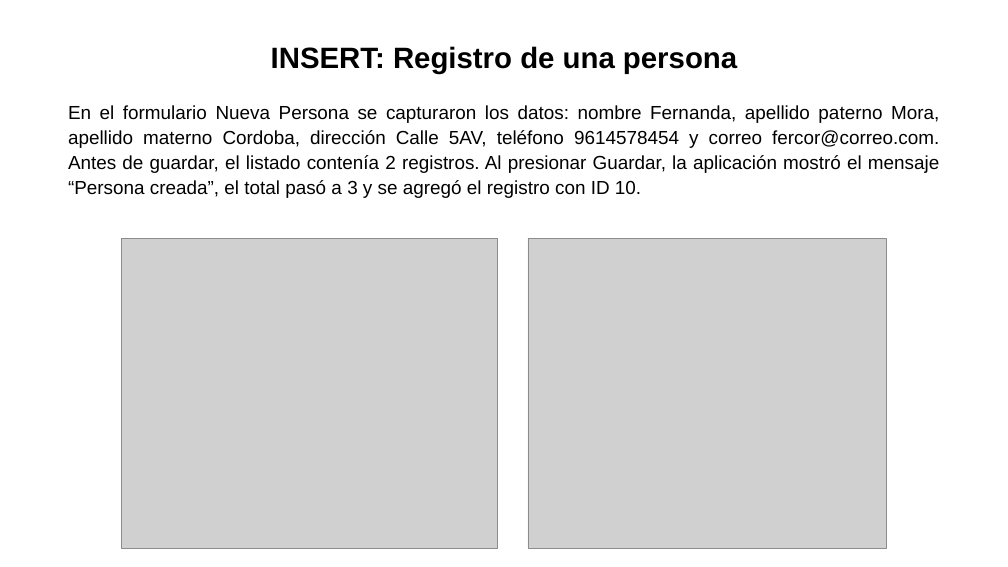
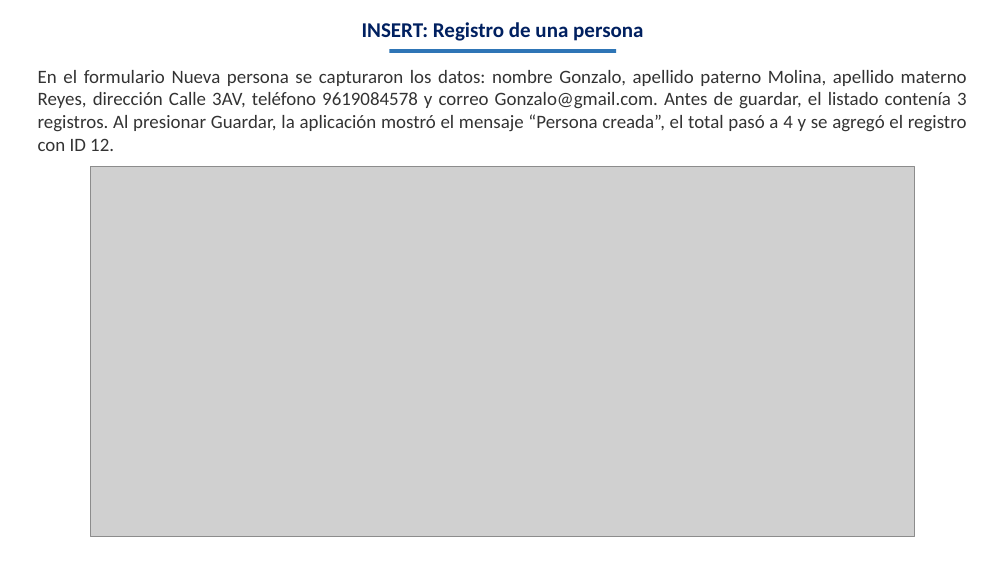
Before and after one commit to alondraS128/TBD_Tema-4, a slide deck: slide 5 of Actividad 4.3 Banco de ejercicios_AlondraSantis_TBD_5ISCM.pptx. Drawn at 1008x567 pixels with LibreOffice and Linux fonts; fonts in the diff are those of the drawing; grey boxes stand for pictures. Boxes give left, top, right and bottom in pixels: in the first picture for what was removed or moved away, otherwise in the second. Text is boxed around its words. In the diff, an @@ line names an element or a change of style, - is before the commit and + after.

```diff
--- a/Actividad 4.3 Banco de ejercicios_AlondraSantis_TBD_5ISCM.pptx
+++ b/Actividad 4.3 Banco de ejercicios_AlondraSantis_TBD_5ISCM.pptx
@@ text "INSERT: Registro de una persona" moved from (x1=271, y1=46, x2=737, y2=74) to (x1=362, y1=22, x2=643, y2=41) @@
@@ text "INSERT: Registro de una persona" at (x1=362, y1=22, x2=643, y2=41): size 28 to 20 pt, font Arial to Calibri, text colour #000000 to #002060 @@
@@ rectangle added at (x1=389, y1=49, x2=616, y2=53), fill #2E75B6 @@
@@ text "En el formulario Nueva persona ..." at (x1=38, y1=70, x2=967, y2=151): vertical alignment top to middle @@
@@ text at (x1=38, y1=70, x2=967, y2=151): text changed; font Arial to Calibri; text colour #000000 to #333333 @@
-En el formulario Nueva Persona se capturaron los datos: nombre Fernanda, apellido paterno Mora, apellido materno Cordoba, dirección Calle 5AV, teléfono 9614578454 y correo fercor@correo.com. Antes de guardar, el listado contenía 2 registros. Al presionar Guardar, la aplicación mostró el mensaje “Persona creada”, el total pasó a 3 y se agregó el registro con ID 10.
+En el formulario Nueva persona se capturaron los datos: nombre Gonzalo, apellido paterno Molina, apellido materno Reyes, dirección Calle 3AV, teléfono 9619084578 y correo Gonzalo@gmail.com. Antes de guardar, el listado contenía 3 registros. Al presionar Guardar, la aplicación mostró el mensaje “Persona creada”, el total pasó a 4 y se agregó el registro con ID 12.
@@ picture resized from (x1=528, y1=238, x2=886, y2=548) to (x1=91, y1=166, x2=915, y2=537) @@
@@ picture removed at (x1=122, y1=238, x2=498, y2=548) @@
```
Also in this commit, not shown: 13 other slides changed, 8 slides added, 4 slides removed, 19 other files.
